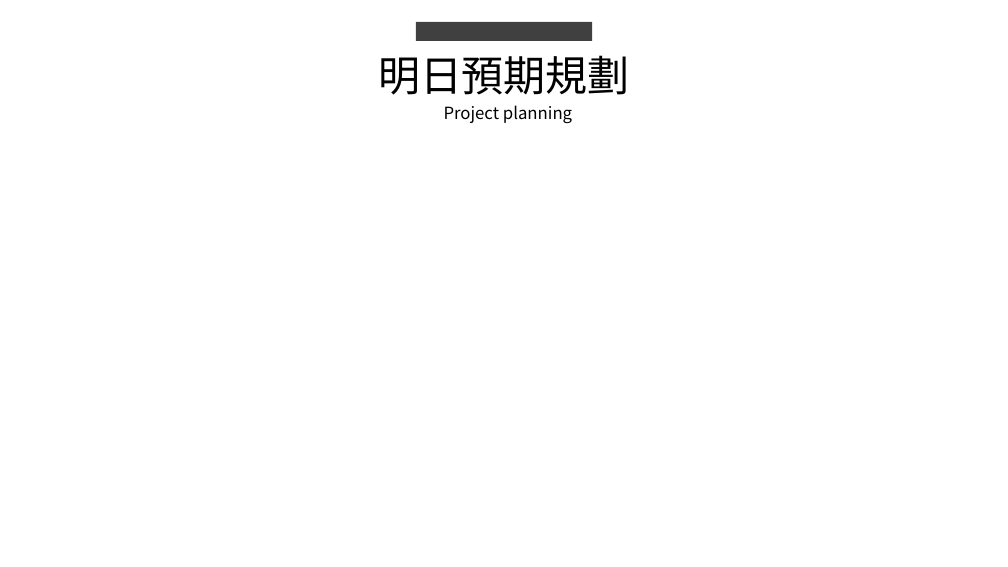
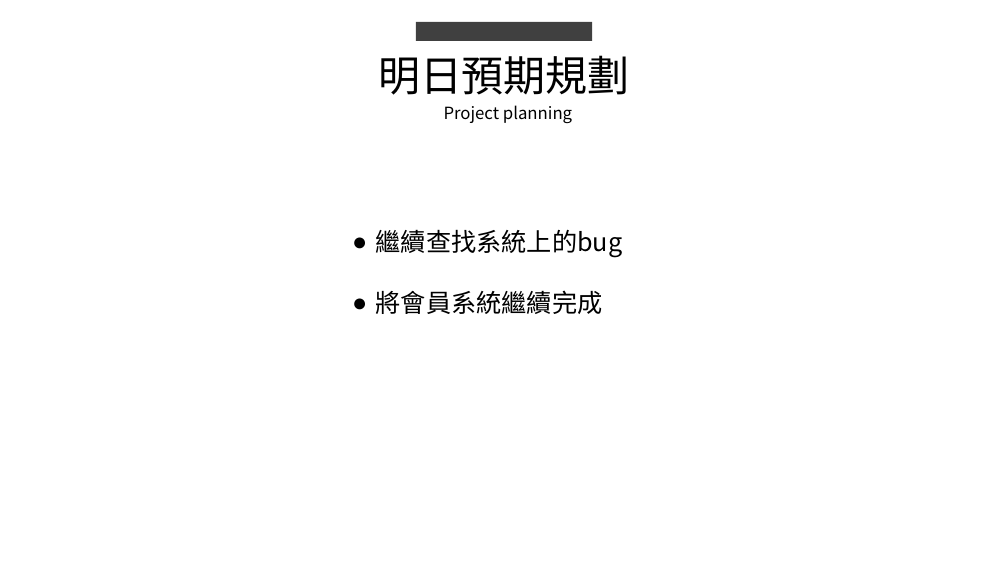
Before and after one commit to king637324/KnowledgeGreenhouseSystem, a slide deck: slide 6 of 工作日報_葉柏漢/2021.08/2021.08.27(加班)~2021.08.31工作日報_葉柏漢.pptx (slide 4 before the commit). Drawn at 1008x567 pixels with LibreOffice and Linux fonts; fonts in the diff are those of the drawing. Boxes give left, top, right and bottom in pixels: in the first picture for what was removed or moved away, otherwise in the second. Text is boxed around its words. In the diff, an @@ line names an element or a change of style, - is before the commit and + after.

```diff
--- a/工作日報_葉柏漢/2021.08/2021.08.27(加班)~2021.08.31工作日報_葉柏漢.pptx
+++ b/工作日報_葉柏漢/2021.08/2021.08.27(加班)~2021.08.31工作日報_葉柏漢.pptx
@@ text added at [376,229,623,314], 24 pt, text #000000 @@
+● 繼續查找系統上的bug
+● 將會員系統繼續完成
```
Also in this commit, not shown: 1 other slide changed, 2 slides added, 5 other files.
